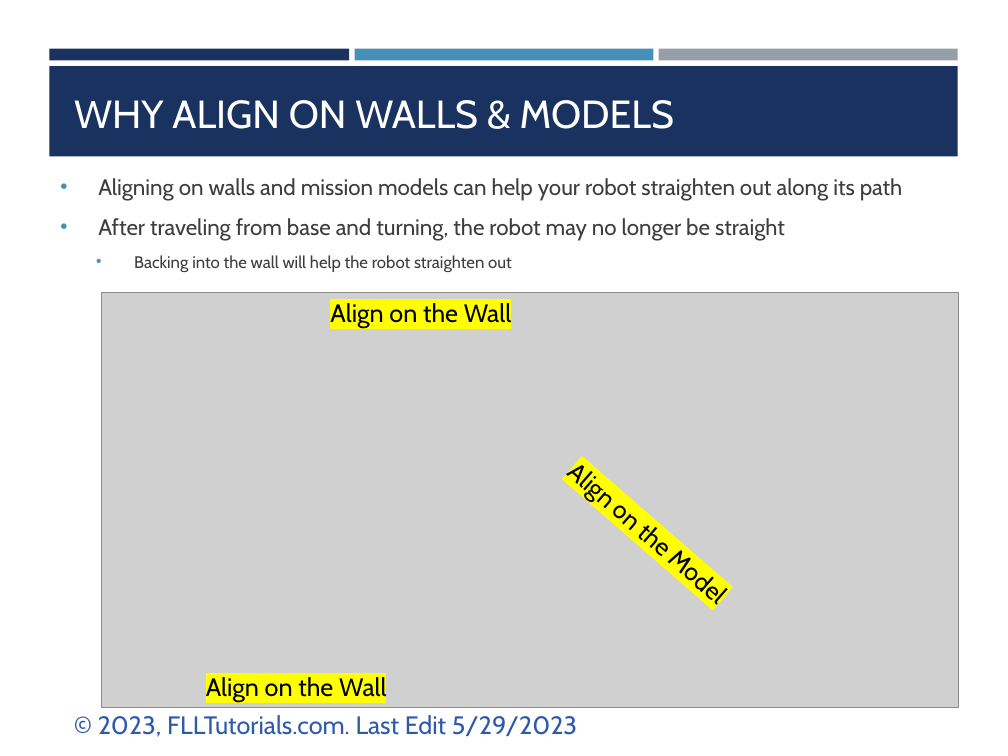
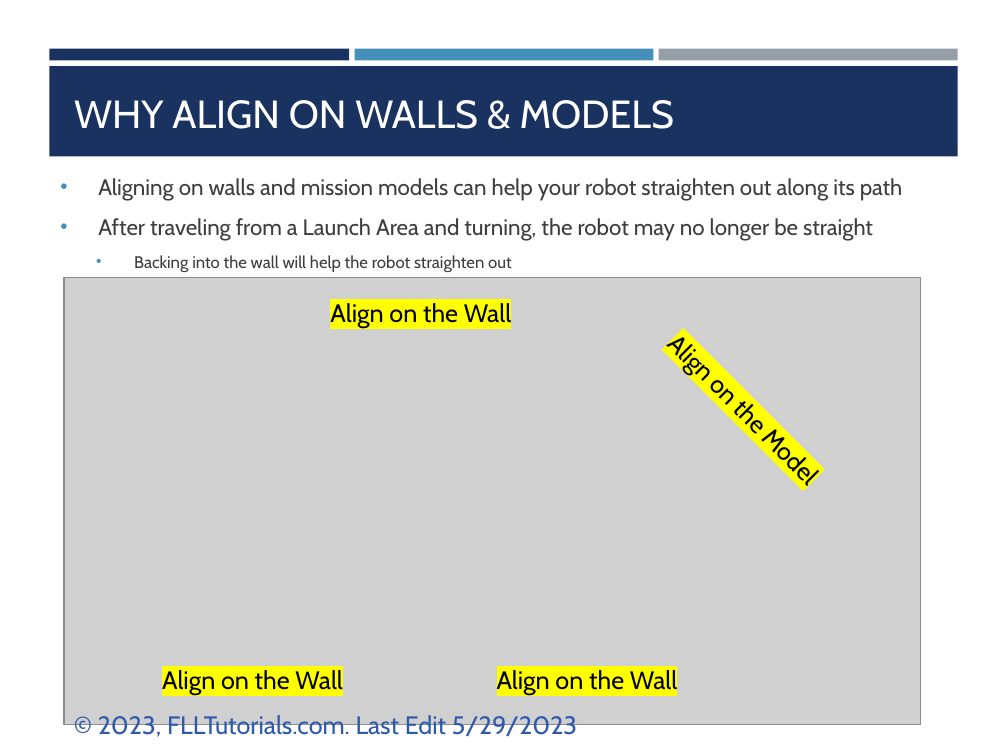
Before and after one commit to ev3lessons/FLL-Tutorials, a slide deck: slide 2 of translations/en-us/RobotGame/AlignonWalls.pptx. Drawn at 1008x756 pixels with LibreOffice and Linux fonts; fonts in the diff are those of the drawing; grey boxes stand for pictures. Boxes give left, top, right and bottom in pixels: in the first picture for what was removed or moved away, otherwise in the second. Text is boxed around its words. In the diff, an @@ line names an element or a change of style, - is before the commit and + after.

```diff
--- a/translations/en-us/RobotGame/AlignonWalls.pptx
+++ b/translations/en-us/RobotGame/AlignonWalls.pptx
@@ text "Align on the Model": place and size @@
-text "Align on the Model" at <box>610,493,631,528</box>
+text "Align on the Model" at <box>289,100,572,236</box>
@@ text "Align on the Model" at <box>289,100,572,236</box>: rotation 41 to 45 degrees @@
@@ text at <box>98,218,873,241</box>: text changed @@
-• After traveling from base and turning, the robot may no longer be straight
+• After traveling from a Launch Area and turning, the robot may no longer be straight
@@ picture: place and size @@
-picture at <box>102,293,959,708</box>
+picture at <box>65,277,921,724</box>
@@ text "Align on the Wall": place and size @@
-text "Align on the Wall" at <box>206,677,386,703</box>
+text "Align on the Wall" at <box>162,670,342,696</box>
@@ text added at <box>497,670,677,696</box>, 18 pt, text #000000 @@
+Align on the Wall
```
Also in this commit, not shown: 1 other slide changed, 7 other files.
